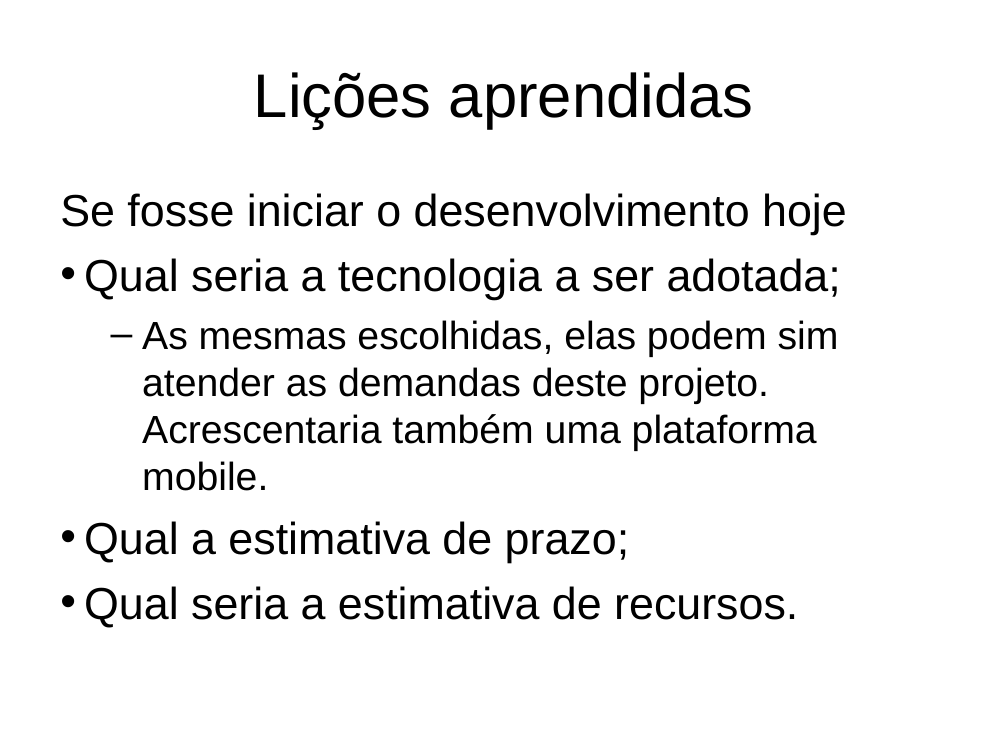
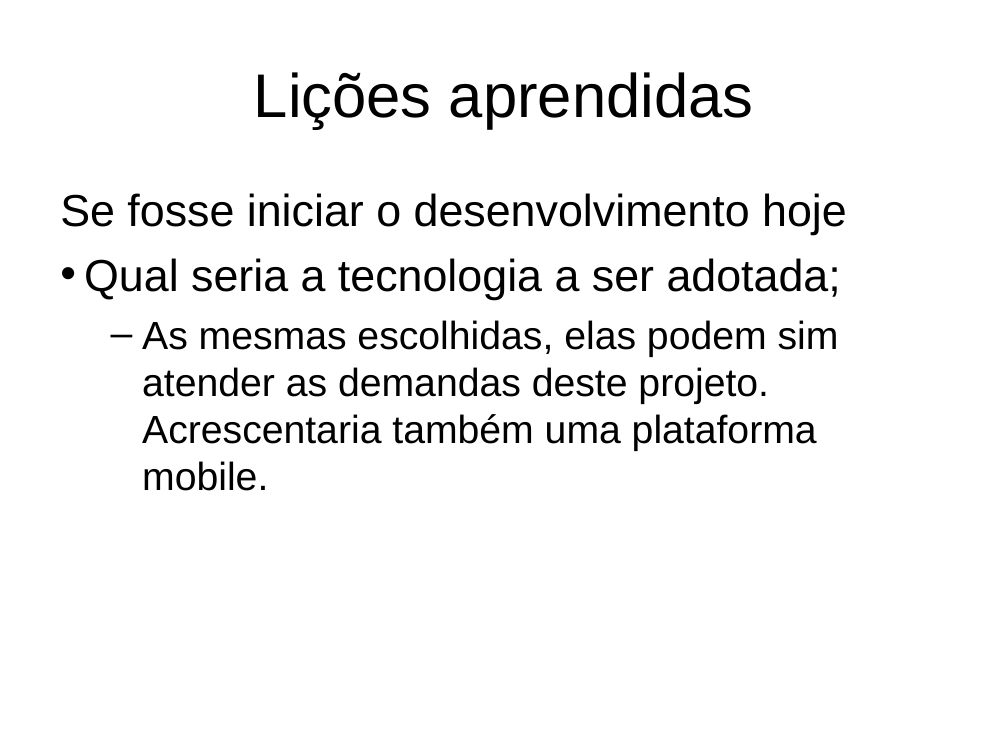
Before and after one commit to rbrossi/projetos-2, a slide deck: slide 5 of Docs/2018-06-25 FONTES e Manual Usuario/Apresentação.ppt. Drawn at 1008x756 pixels with LibreOffice and Linux fonts; fonts in the diff are those of the drawing; background and template pictures are left out. Boxes give left, top, right and bottom in pixels: in the first picture for what was removed or moved away, otherwise in the second. Text is boxed around its words. In the diff, an @@ line names an element or a change of style, - is before the commit and + after.

```diff
--- a/Docs/2018-06-25 FONTES e Manual Usuario/Apresentação.ppt
+++ b/Docs/2018-06-25 FONTES e Manual Usuario/Apresentação.ppt
@@ text at [84, 521, 798, 628]: paragraphs removed @@
-• Qual a estimativa de prazo;
-• Qual seria a estimativa de recursos.
```
Also in this commit, not shown: 2 other slides changed.
